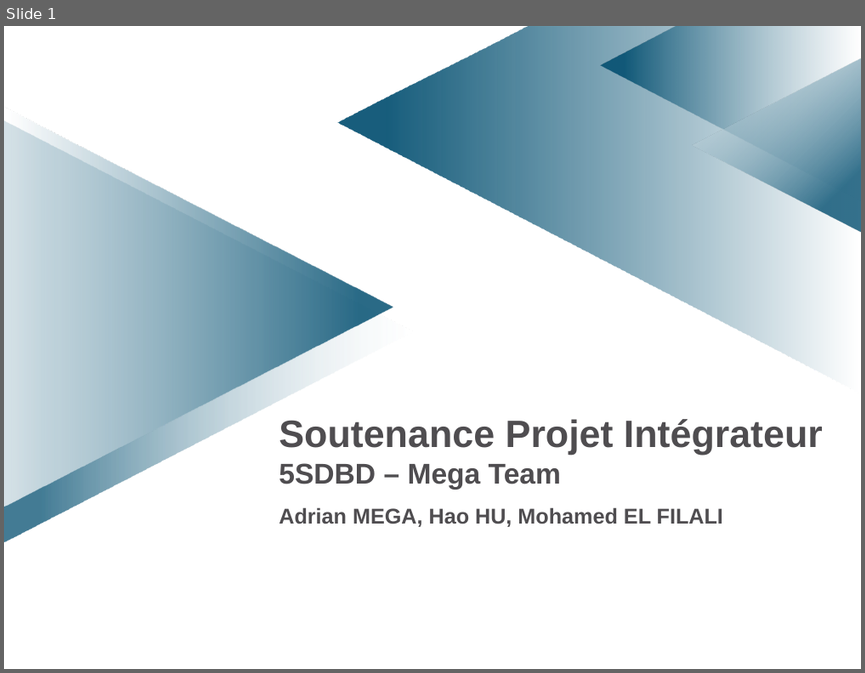
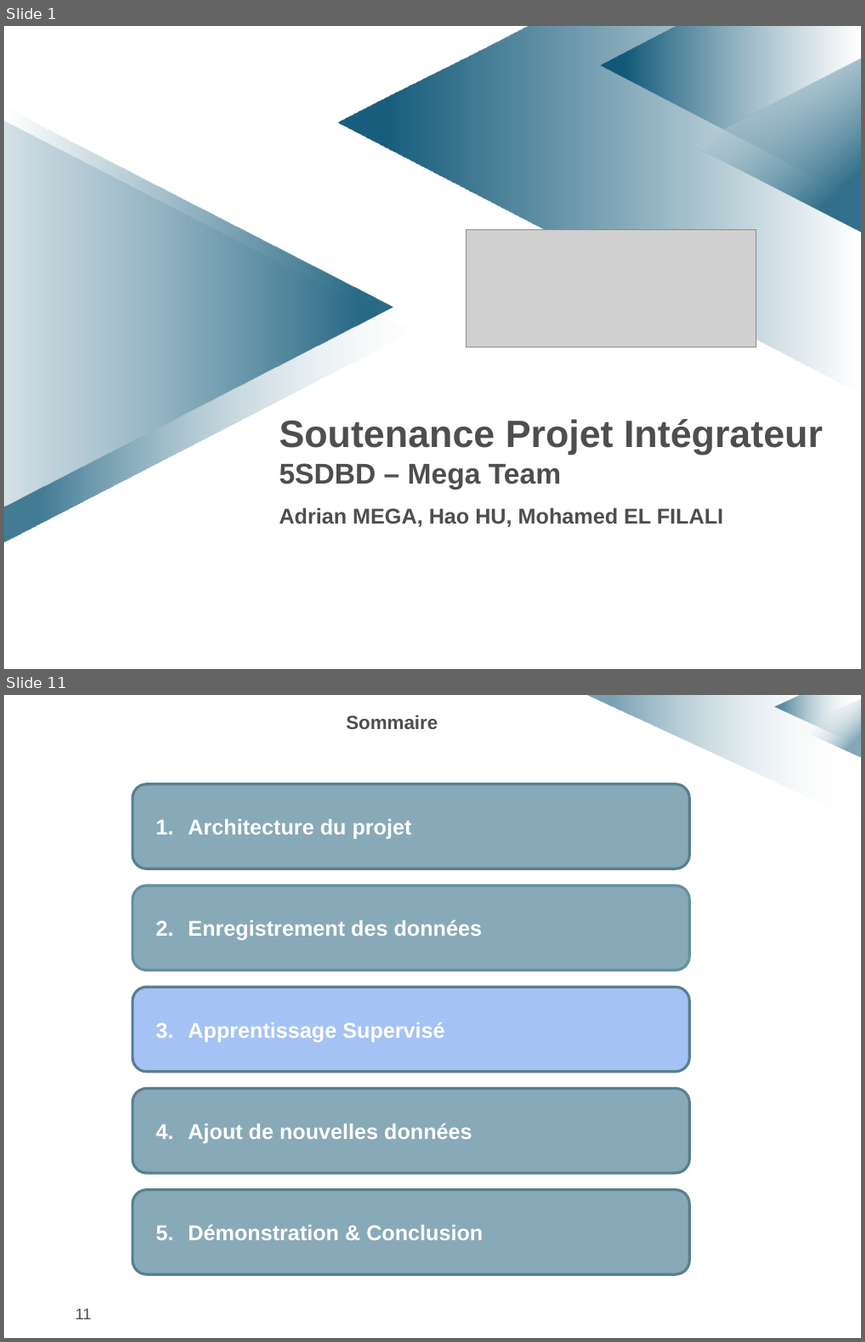
Before and after one commit to elfilalime/images_classification, a slide deck: docs/5sdbd-integrateur-presentation.pptx. Shown one above the other, each under a label of ours: slide 1 before the commit, slides 1 and 11 after it; the slides between them are not shown. The pictures are 865x673 and 865x1342 pixels, drawn with LibreOffice and Linux fonts; fonts in the diff are those of the drawing; grey boxes stand for pictures; background and template pictures are left out. Boxes give left, top, right and bottom in pixels: in the first picture for what was removed or moved away, otherwise in the second. Text is boxed around its words. In the diff, an @@ line names an element or a change of style, - is before the commit and + after.

Commit message:
Rapport complété sur les parties architecture docker

```diff
--- a/docs/5sdbd-integrateur-presentation.pptx
+++ b/docs/5sdbd-integrateur-presentation.pptx
@@ slide 11 added at [4,695,861,1338], background #FFFFFF @@
@@ text added at [346,715,438,729], 16 pt, text #4F4D50, bold @@
+Sommaire
@@ freeform shape added at [585,695,861,821], fill gradient #FFFFFF to #004D6F @@
@@ freeform shape added at [775,696,860,746], fill gradient #FFFFFF to #004D6F @@
@@ triangle added at [797,699,861,757], fill gradient #FFFFFF to #004D6F @@
@@ rounded rectangle added at [132,784,689,869], fill #638FA1 at 76% opacity, outline #587F8E 2.25 pt, 18 pt, text #FFFFFF, bold @@
+1. Architecture du projet
@@ rounded rectangle added at [132,885,689,970], fill #638FA1 at 76% opacity, outline #638FA1 2.25 pt, 18 pt, text #FFFFFF, bold @@
+2. Enregistrement des données
@@ rounded rectangle added at [132,987,689,1072], fill #A4C2F4, outline #587F8E 2.25 pt, 18 pt, text #FFFFFF, bold @@
+3. Apprentissage Supervisé
@@ rounded rectangle added at [132,1089,689,1173], fill #638FA1 at 76% opacity, outline #587F8E 2.25 pt, 18 pt, text #FFFFFF, bold @@
+4. Ajout de nouvelles données
@@ rounded rectangle added at [132,1190,689,1274], fill #638FA1 at 76% opacity, outline #587F8E 2.25 pt, 18 pt, text #FFFFFF, bold @@
+5. Démonstration & Conclusion
@@ page number added at [75,1308,92,1319], 13 pt, text #4F4D50 @@
+11
@@ slide 1 changed as well @@
@@ triangle at [692,57,861,233]: proportions changed @@
@@ picture added at [466,230,756,347] @@
```
Also in this commit, not shown: 18 other slides added, 1 slide removed, 3 other files.
